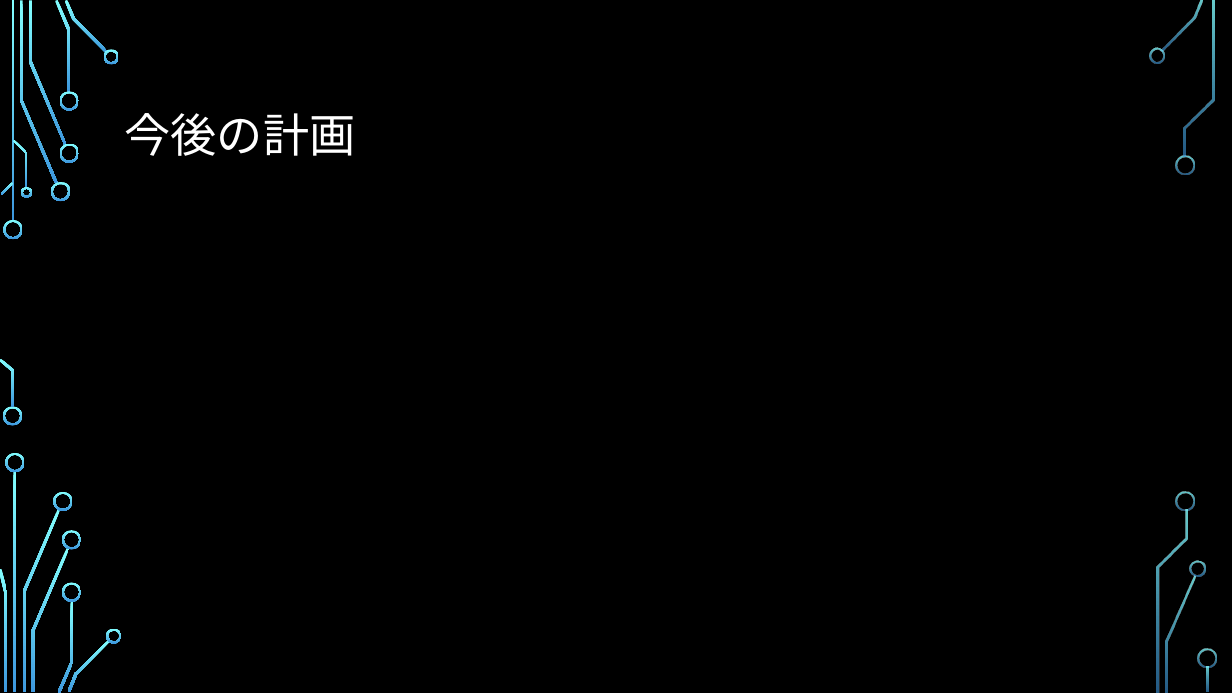
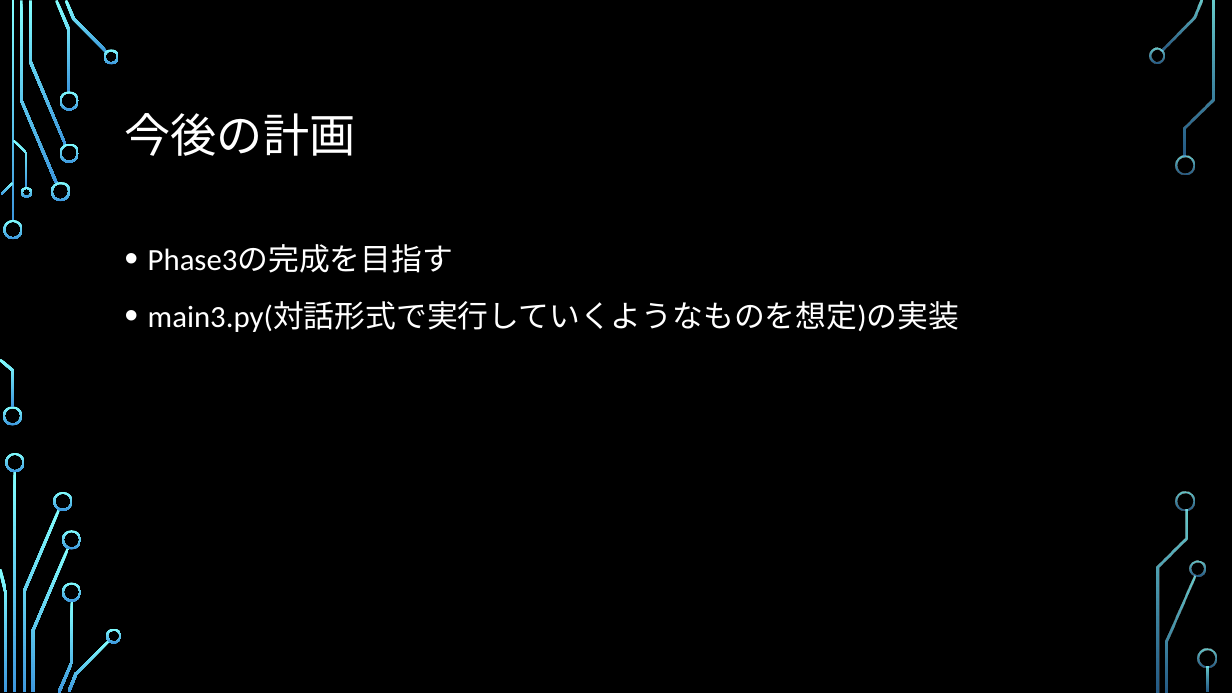
Before and after one commit to ie03-aizu-2019/ie03project-skys, a slide deck: slide 18 of Reports/Midterm.pptx (slide 16 before the commit). Drawn at 1232x693 pixels with LibreOffice and Linux fonts; fonts in the diff are those of the drawing; background and template pictures are left out. Boxes give left, top, right and bottom in pixels: in the first picture for what was removed or moved away, otherwise in the second. Text is boxed around its words. In the diff, an @@ line names an element or a change of style, - is before the commit and + after.

```diff
--- a/Reports/Midterm.pptx
+++ b/Reports/Midterm.pptx
@@ text added at [148,244,959,332], 24 pt, text #FFFFFF @@
+• Phase3の完成を目指す
+• main3.py(対話形式で実行していくようなものを想定)の実装
```
Also in this commit, not shown: 9 other slides changed, 2 slides added.
